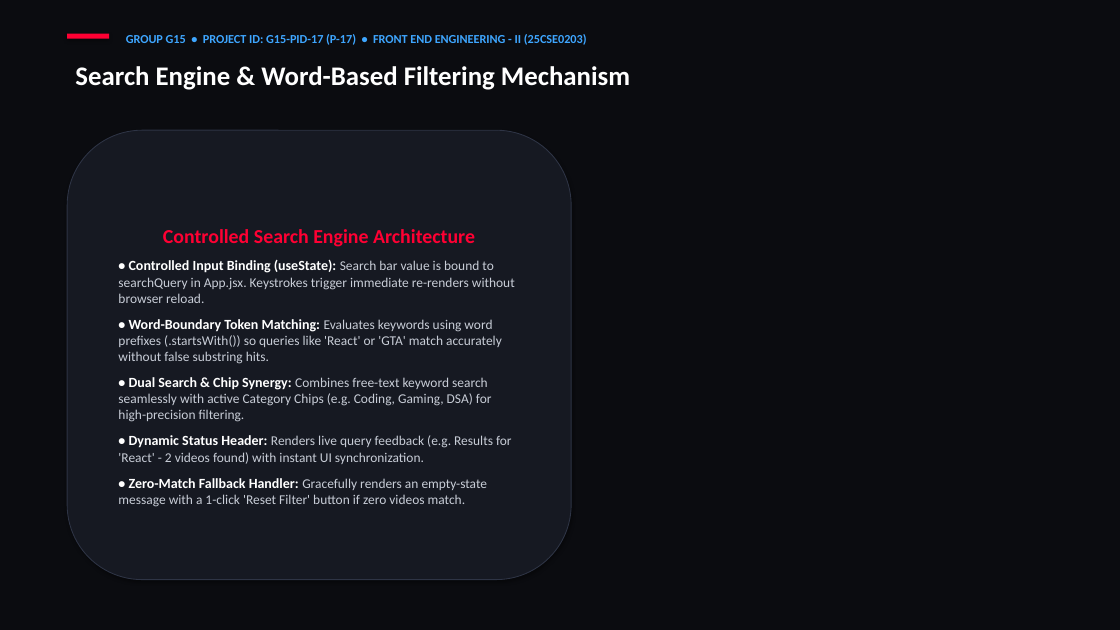
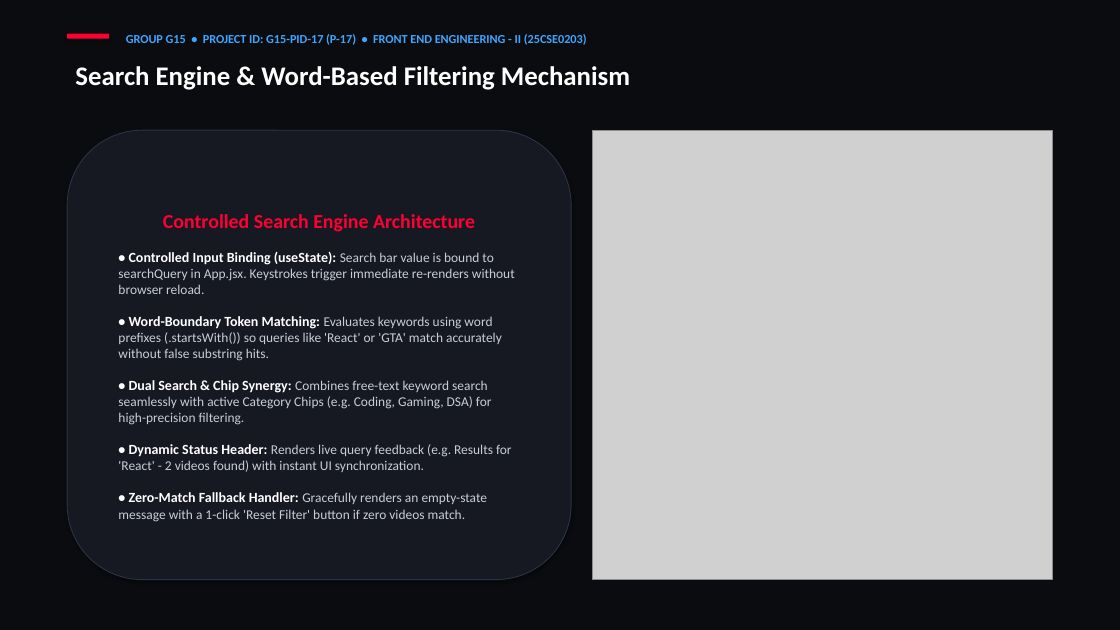
Before and after one commit to kishan-777/Front-End-Engineering_Evaluation-based-project, a slide deck: slide 5 of G15-PID-17.pptx. Drawn at 1120x630 pixels with LibreOffice and Linux fonts; fonts in the diff are those of the drawing; grey boxes stand for pictures. Boxes give left, top, right and bottom in pixels: in the first picture for what was removed or moved away, otherwise in the second. Text is boxed around its words. In the diff, an @@ line names an element or a change of style, - is before the commit and + after.

Commit message:
docs: attach real project UI screenshots for search engine and state sync slides

```diff
--- a/G15-PID-17.pptx
+++ b/G15-PID-17.pptx
@@ picture added at <box>592,130,1053,580</box> @@
@@ text in rounded rectangle at <box>118,252,515,522</box>: more space between paragraphs @@
```
Also in this commit, not shown: 1 other slide changed, 3 other files.
